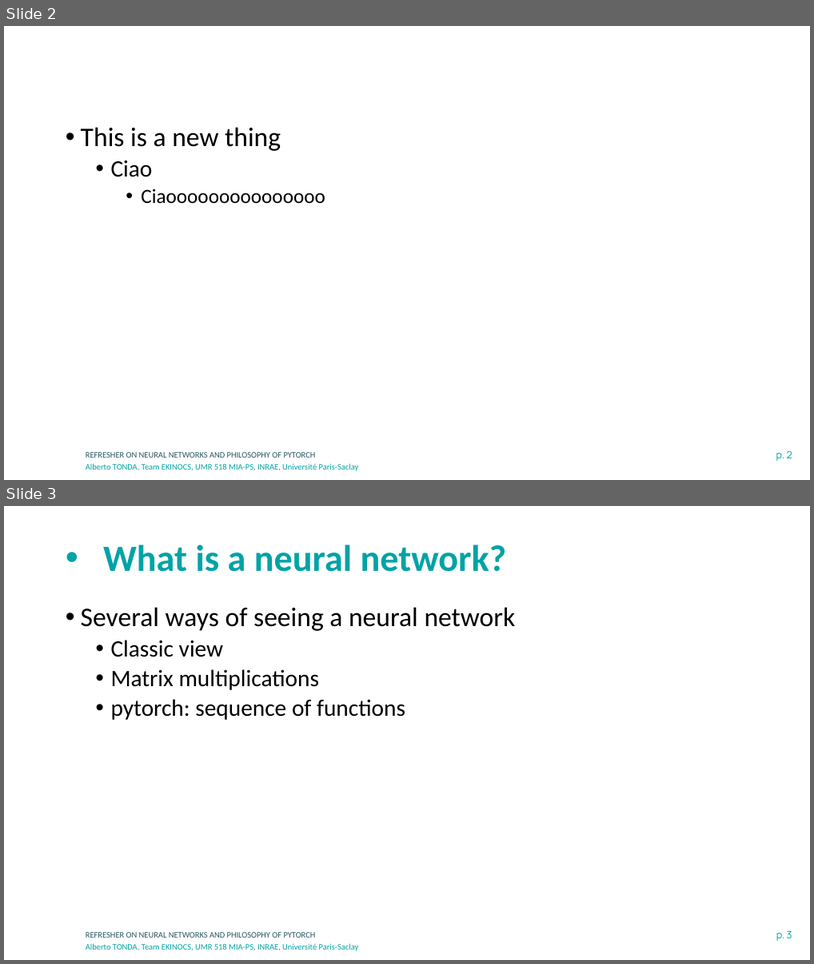
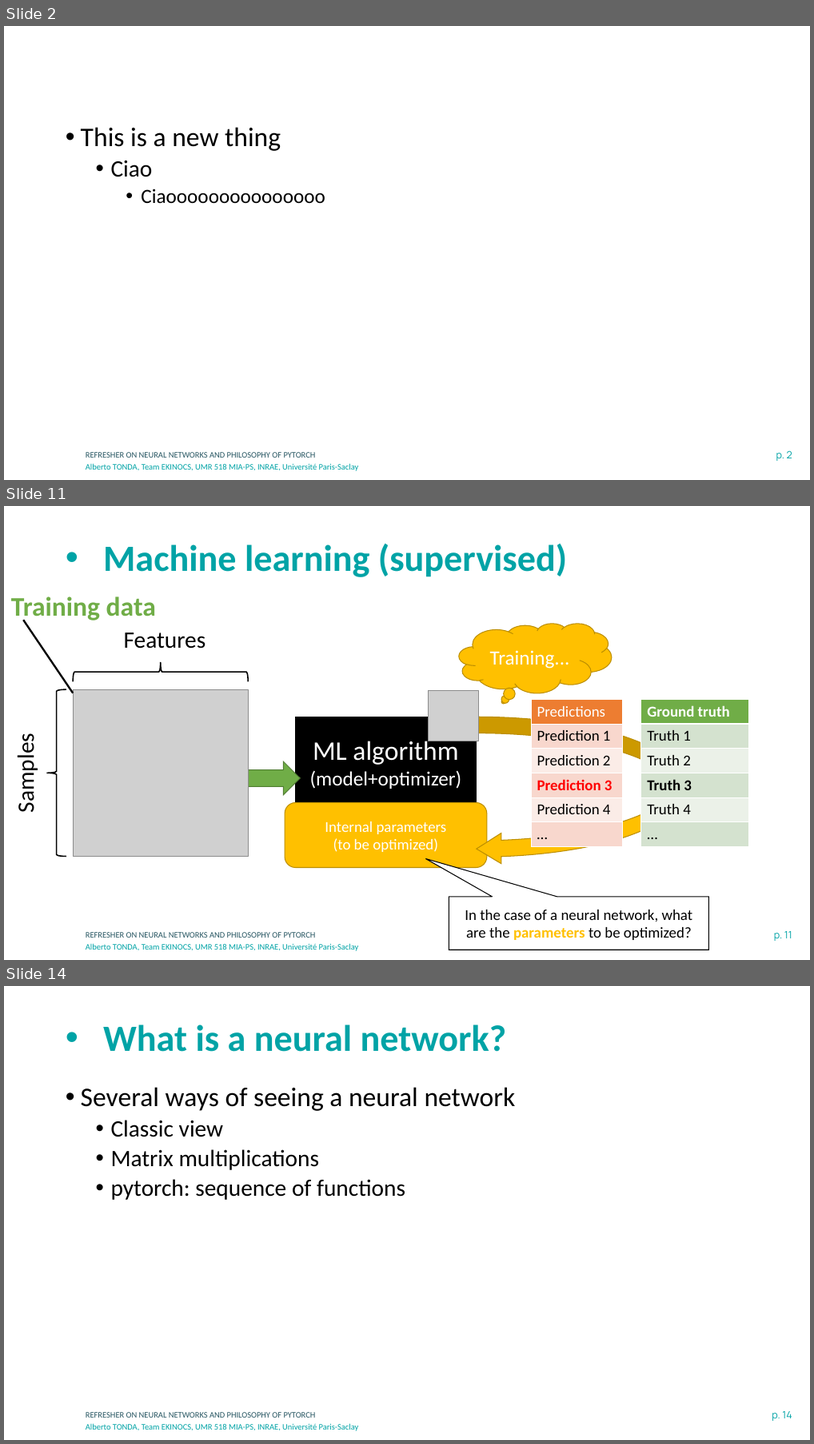
Before and after one commit to albertotonda/teaching, a slide deck: deep-learning-in-practice-with-pytorch/2-neural-networks-and-pytorch.pptx. Shown one above the other, each under a label of ours: slides 2 and 3 before the commit, slides 2, 11 and 14 after it; the slides between them are not shown. The pictures are 814x964 and 814x1444 pixels, drawn with LibreOffice and Linux fonts; fonts in the diff are those of the drawing; grey boxes stand for pictures; background and template pictures are left out. Boxes give left, top, right and bottom in pixels: in the first picture for what was removed or moved away, otherwise in the second. Text is boxed around its words. In the diff, an @@ line names an element or a change of style, - is before the commit and + after.

```diff
--- a/deep-learning-in-practice-with-pytorch/2-neural-networks-and-pytorch.pptx
+++ b/deep-learning-in-practice-with-pytorch/2-neural-networks-and-pytorch.pptx
@@ slide 11 added at box(4, 506, 810, 960), background #FFFFFF; not listed: 3 template elements that a slide beside it also shows @@
@@ title added at box(103, 544, 567, 577), 44 pt, text #00A3A6, bold @@
+• Machine learning (supervised)
@@ text added at box(11, 596, 156, 622), 32 pt, text #70AD47, bold @@
+Training data
@@ line added from (23, 620) to (73, 693), #000000 2.25 pt @@
@@ thought cloud added at box(459, 624, 613, 693), fill #FFC000, outline #BD8E00 1 pt, 24 pt, text #FFFFFF @@
+Training...
@@ text added at box(124, 632, 206, 648), 28 pt, text #000000 @@
+Features
@@ left brace added at box(73, 662, 249, 681), outline #000000 1.5 pt @@
@@ left brace added at box(47, 689, 66, 856), outline #000000 1.5 pt @@
@@ picture added at box(73, 689, 249, 856) @@
@@ picture added at box(428, 691, 478, 740) @@
@@ rectangle added at box(295, 716, 477, 805), fill #000000, outline #000000 1 pt, 24 pt, text #FFFFFF @@
+ML algorithm (model+optimizer)
@@ curved left arrow added at box(477, 716, 679, 864), fill #FFC000, outline #BD8E00 1 pt @@
@@ table added at box(531, 699, 623, 846), 6 rows, 1 columns @@
+Predictions
+Prediction 1
+Prediction 2
+Prediction 3
+Prediction 4
+…
@@ table added at box(642, 699, 750, 846), 6 rows, 1 columns @@
+Ground truth
+Truth 1
+Truth 2
+Truth 3
+Truth 4
+…
@@ text added at box(11, 740, 40, 810), 28 pt, text #000000 @@
+Samples
@@ right arrow added at box(243, 761, 301, 795), fill #70AD47, outline #538035 1 pt @@
@@ rounded rectangle added at box(285, 803, 486, 867), fill #FFC000, outline #BD8E00 1 pt, 18 pt, text #FFFFFF @@
+Internal parameters
+(to be optimized)
@@ speech box added at box(450, 896, 710, 949), fill #FFFFFF, outline #000000 1 pt, 18 pt, text #000000 @@
+In the case of a neural network, what are the parameters to be optimized?
@@ what was slide 3 is now slide 14 @@
@@ page number at box(772, 1411, 792, 1420): text changed @@
-p. 3
+p. 14
```
Also in this commit, not shown: 1 slide changed, 23 other slides added, 7 other files.
